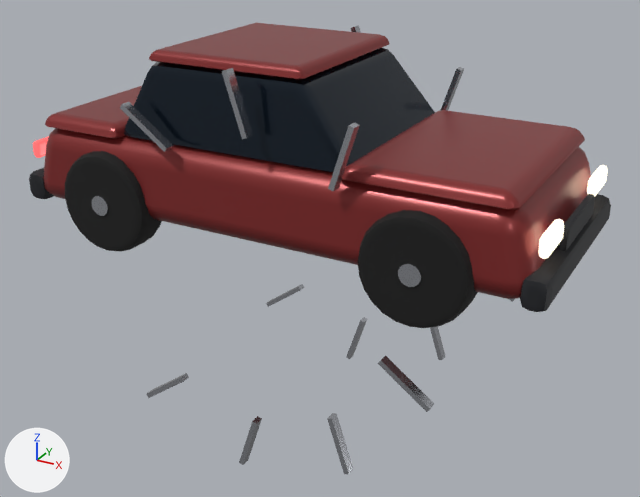
The glTF model SeatAtTheTable/public/assets/world/vehicles/sedan.glb: old version first, new version second.
Rendered twice from a 50 mm lens placed at (26.6, -46.8, 23.1), pointed at (0.7, 0.2, -0.4). The lights are fixed; the arrows at lower left show +X, +Y and +Z. The older version comes first. Where no turn or scale is listed for an object, it has been applied to the vertices. Vertices at exactly the same position are counted once.

Objects in the first picture: 'headlight--1', 'part-glass', 'part-paint', 'part-trim', 'wheel-+10--1-hub', 'wheel-+10--1-tyre', 'wheel-+10-1-hub', 'wheel--10--1-hub', 'wheel--10--1-tyre', 'wheel--10-1-hub' and 2 more.
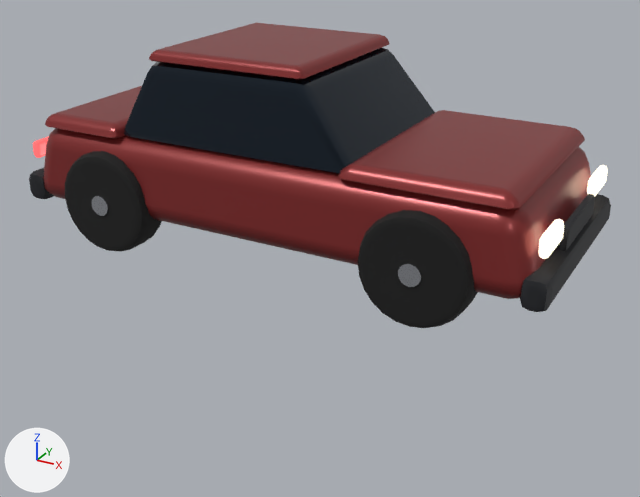
Where the newer file only moved an object's origin or applied its transform, the numbers keep the older frame.

The change in detail:
me_cylinder_003 is used by ob_wheel__10_1_hub; location (2.11, 7.59, -4.45).
me_cylinder_003 had 68 vertices, 112 faces and spanned x -10.3..10.3, y -0.4..0.4, z -8.4..8.4.
me_cylinder_003 now has 68 vertices, 112 faces and spans x 6.5..10.3, y -0.4..0.4, z 5.9..9.6.
me_cylinder_003 part 1: the loose piece of 8 vertices spanning x 3.5..5.0, y -0.3..0.3, z -6.4..-2.7 is moved by (4.1, 0.0, 12.3).
me_cylinder_003 part 2: the loose piece of 8 vertices spanning x -3.0..-1.5, y -0.3..0.3, z -8.4..-4.7 is moved by (10.6, 0.0, 14.3).
me_cylinder_003 part 3: the loose piece of 8 vertices spanning x -10.3..-7.0, y -0.3..0.3, z -5.6..-3.1 is moved by (17.1, 0.0, 12.1).
Other edits to the shape of me_cylinder_003 do not show in these pictures.
me_cylinder_001 is used by ob_wheel__10__1_hub; location (2.11, -7.59, -4.45).
me_cylinder_001 had 68 vertices, 112 faces and spanned x -10.3..10.3, y -0.4..0.4, z -8.4..8.4.
me_cylinder_001 now has 68 vertices, 112 faces and spans x 6.5..10.3, y -0.4..0.4, z 5.9..9.6.
me_cylinder_001 part 4: the loose piece of 8 vertices spanning x 6.7..10.0, y -0.3..0.3, z -0.3..2.2 is moved by (0.1, 0.0, 6.8).
me_cylinder_001 part 5: the loose piece of 8 vertices spanning x 3.5..5.0, y -0.3..0.3, z -6.4..-2.7 is moved by (4.1, 0.0, 12.3).
me_cylinder_001 part 6: the loose piece of 8 vertices spanning x -3.0..-1.5, y -0.3..0.3, z -8.4..-4.7 is moved by (10.6, 0.0, 14.3).
me_cylinder_001 part 7: the loose piece of 8 vertices spanning x -10.3..-7.0, y -0.3..0.3, z -5.6..-3.1 is moved by (17.1, 0.0, 12.1).
me_cylinder_007 is used by ob_wheel__10_1_hub_1; location (-0.17, 7.59, 7.56).
me_cylinder_007 had 68 vertices, 112 faces and spanned x -12.2..12.2, y -0.4..0.4, z -5.3..5.3.
me_cylinder_007 now has 68 vertices, 112 faces and spans x -12.2..-8.4, y -0.4..0.4, z -6.1..-2.4.
me_cylinder_007 part 8: the loose piece of 8 vertices spanning x -0.7..0.8, y -0.3..0.3, z 1.6..5.3 is moved by (-10.4, 0.0, -7.7).
me_cylinder_007 part 9: the loose piece of 8 vertices spanning x 5.8..7.3, y -0.3..0.3, z -0.4..3.3 is moved by (-16.9, 0.0, -5.7).
Other edits to the shape of me_cylinder_007 do not show in these pictures.
me_cylinder_005 is used by ob_wheel__10__1_hub_1; location (-0.17, -7.59, 7.56).
me_cylinder_005 had 68 vertices, 112 faces and spanned x -12.2..12.2, y -0.4..0.4, z -5.3..5.3.
me_cylinder_005 now has 68 vertices, 112 faces and spans x -12.2..-8.4, y -0.4..0.4, z -6.1..-2.4.
me_cylinder_005 part 10: the loose piece of 8 vertices spanning x -8.0..-4.8, y -0.3..0.3, z 0.0..2.5 is moved by (-3.9, 0.0, -5.5).
me_cylinder_005 part 11: the loose piece of 8 vertices spanning x -0.7..0.8, y -0.3..0.3, z 1.6..5.3 is moved by (-10.4, 0.0, -7.7).
me_cylinder_005 part 12: the loose piece of 8 vertices spanning x 5.8..7.3, y -0.3..0.3, z -0.4..3.3 is moved by (-16.9, 0.0, -5.7).
Other edits to the shape of me_cylinder_005 do not show in these pictures.

What differs and where, as boxes (x1, y1, x2, y2) in the pictures (640 x 497 px; the box of a moved part takes in the faces that stretch with it):
'wheel-+10--1-hub', reshaped: before (146, 264, 434, 474); after (398, 264, 421, 287)
'wheel--10--1-hub', reshaped: before (92, 68, 360, 216); after (92, 196, 108, 216)
'wheel-+10-1-hub', reshaped (not visible afterwards): before (266, 284, 516, 360)
'wheel--10-1-hub', reshaped (not visible afterwards): before (351, 25, 464, 111)
part 1 of me_cylinder_003, moved or reshaped (not visible afterwards): before (430, 326, 445, 360)
part 2 of me_cylinder_003, moved or reshaped (not visible afterwards): before (346, 317, 367, 359)
part 3 of me_cylinder_003, moved or reshaped (not visible afterwards): before (266, 284, 304, 307)
part 4 of me_cylinder_001, moved or reshaped (not visible afterwards): before (378, 355, 434, 412)
part 5 of me_cylinder_001, moved or reshaped (not visible afterwards): before (327, 413, 353, 474)
part 6 of me_cylinder_001, moved or reshaped (not visible afterwards): before (239, 416, 262, 465)
part 7 of me_cylinder_001, moved or reshaped (not visible afterwards): before (146, 373, 189, 398)
part 8 of me_cylinder_007, moved or reshaped (not visible afterwards): before (351, 25, 361, 33)
part 9 of me_cylinder_007, moved or reshaped (not visible afterwards): before (441, 67, 464, 111)
part 10 of me_cylinder_005, moved or reshaped (not visible afterwards): before (120, 102, 173, 152)
part 11 of me_cylinder_005, moved or reshaped (not visible afterwards): before (222, 68, 253, 139)
part 12 of me_cylinder_005, moved or reshaped (not visible afterwards): before (328, 123, 360, 191)
